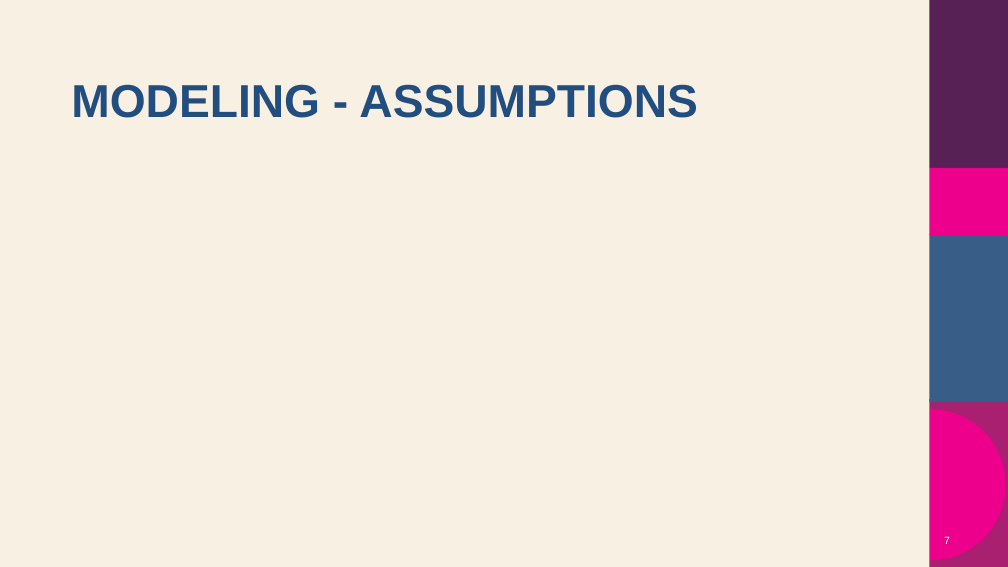
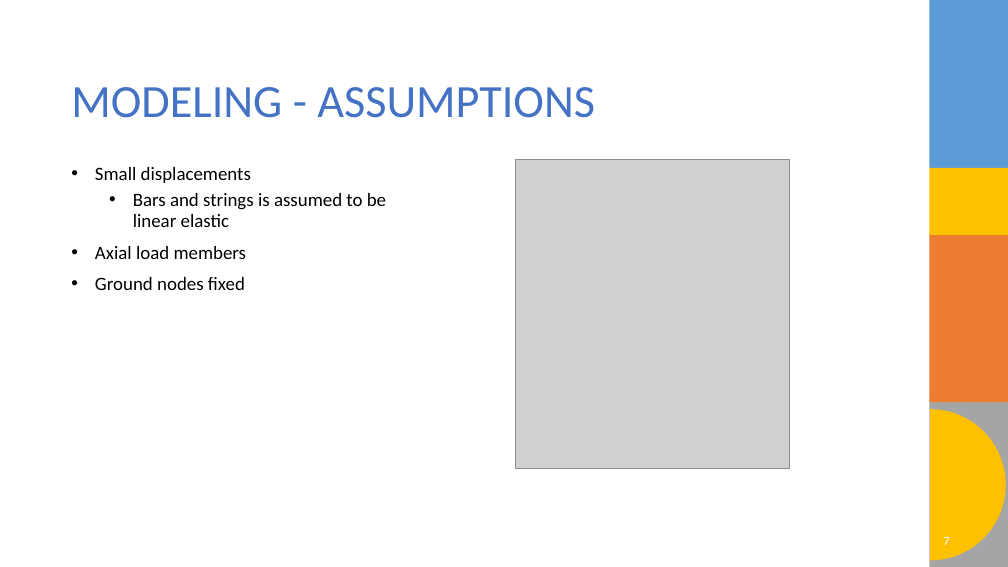
Before and after one commit to o-blip/school-2025-fall, a slide deck: slide 7 of Optimal_Controls/Project/Project Slides.pptx. Drawn at 1008x567 pixels with LibreOffice and Linux fonts; fonts in the diff are those of the drawing; grey boxes stand for pictures; background and template pictures are left out. Boxes give left, top, right and bottom in pixels: in the first picture for what was removed or moved away, otherwise in the second. Text is boxed around its words. In the diff, an @@ line names an element or a change of style, - is before the commit and + after.

```diff
--- a/Optimal_Controls/Project/Project Slides.pptx
+++ b/Optimal_Controls/Project/Project Slides.pptx
@@ background #F8F0E3 to #FFFFFF @@
@@ rectangle at (x1=929, y1=0, x2=1008, y2=168): fill #582156 to #5B9BD5 @@
@@ title "MODELING - ASSUMPTIONS" at (x1=71, y1=87, x2=595, y2=118): font Arial to Calibri, text colour #224E7F to #4472C4, bold off @@
@@ text added at (x1=95, y1=167, x2=386, y2=290), 18 pt, text #000000 @@
+• Small displacements
+  • Bars and strings is assumed to be linear elastic
+• Axial load members
+• Ground nodes fixed
@@ picture added at (x1=516, y1=160, x2=789, y2=468) @@
@@ rectangle at (x1=929, y1=168, x2=1008, y2=235): fill #EC008C to #FFC000 @@
@@ rectangle at (x1=929, y1=234, x2=1008, y2=402): fill #385E88 to #ED7D31 @@
@@ rectangle at (x1=929, y1=399, x2=1008, y2=567): fill #AA2070 to #A5A5A5 @@
@@ freeform shape at (x1=930, y1=409, x2=1006, y2=560): fill #EC008C to #FFC000 @@
@@ page number at (x1=943, y1=537, x2=949, y2=545): size 10 to 12 pt, font Arial to Calibri @@
```
Also in this commit, not shown: 7 other slides changed, 2 slides added, 2 slides removed.
